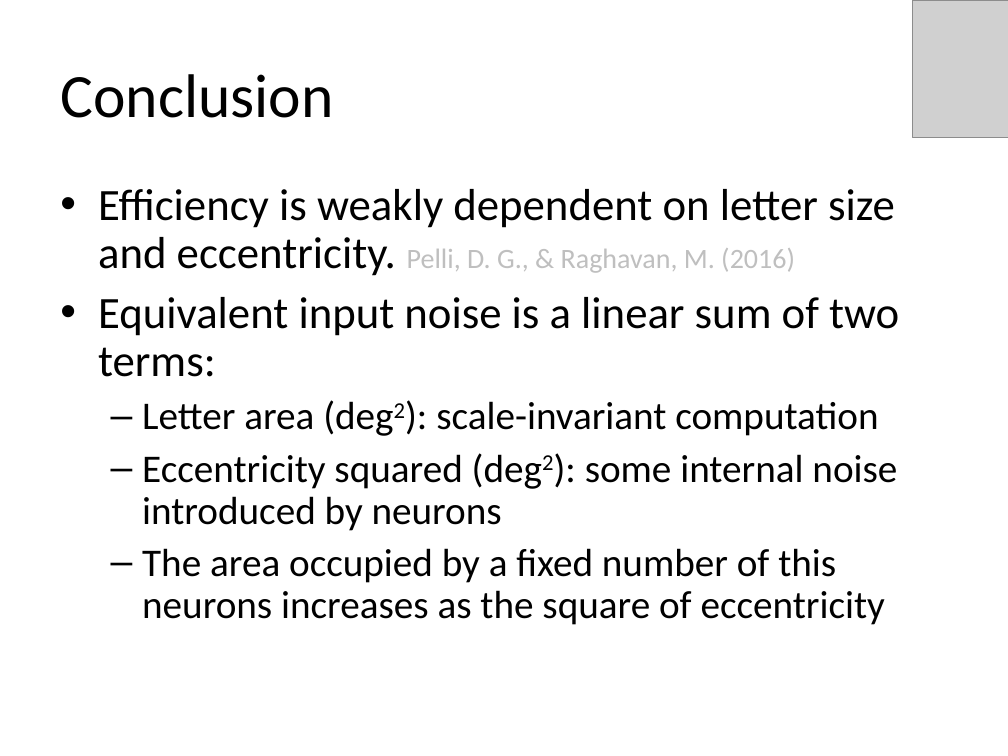
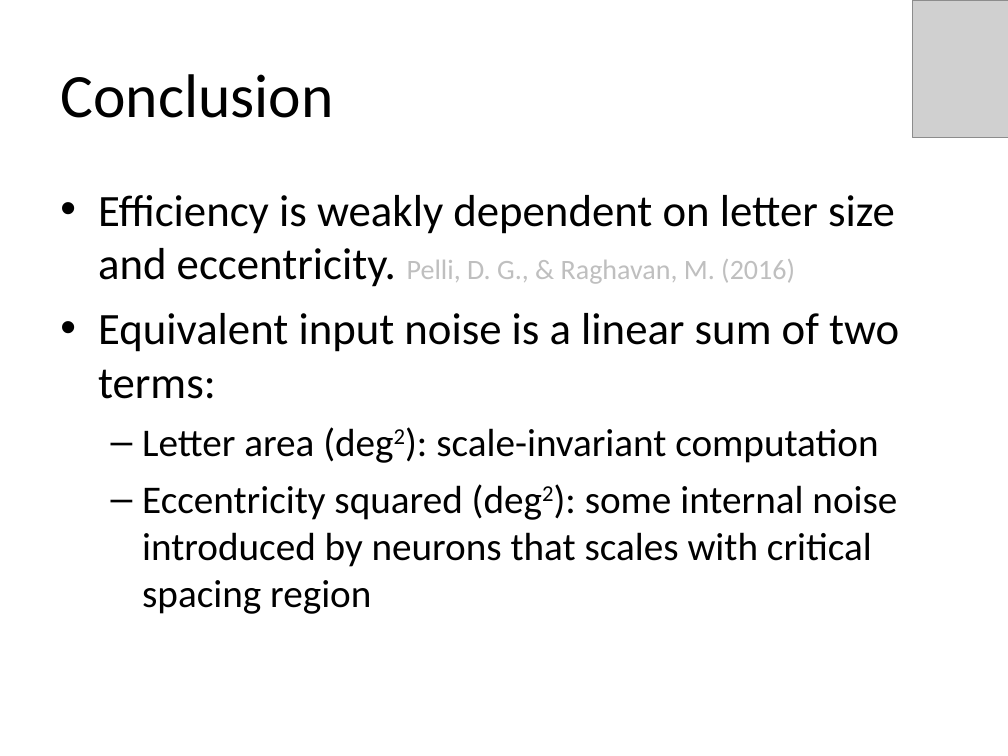
Before and after one commit to hyiltiz/pashrap, a slide deck: slide 15 of media/minicon2016.ppt. Drawn at 1008x756 pixels with LibreOffice and Linux fonts; fonts in the diff are those of the drawing; grey boxes stand for pictures. Boxes give left, top, right and bottom in pixels: in the first picture for what was removed or moved away, otherwise in the second. Text is boxed around its words. In the diff, an @@ line names an element or a change of style, - is before the commit and + after.

```diff
--- a/media/minicon2016.ppt
+++ b/media/minicon2016.ppt
@@ text at bbox=[98, 195, 899, 463]: line spacing 0.9 to 1 @@
@@ text at bbox=[142, 485, 897, 614]: text changed @@
-  – Eccentricity squared (deg2): some internal noise introduced by neurons
-  – The area occupied by a fixed number of this neurons increases as the square of eccentricity
+  – Eccentricity squared (deg2): some internal noise introduced by neurons that scales with critical spacing region
```
